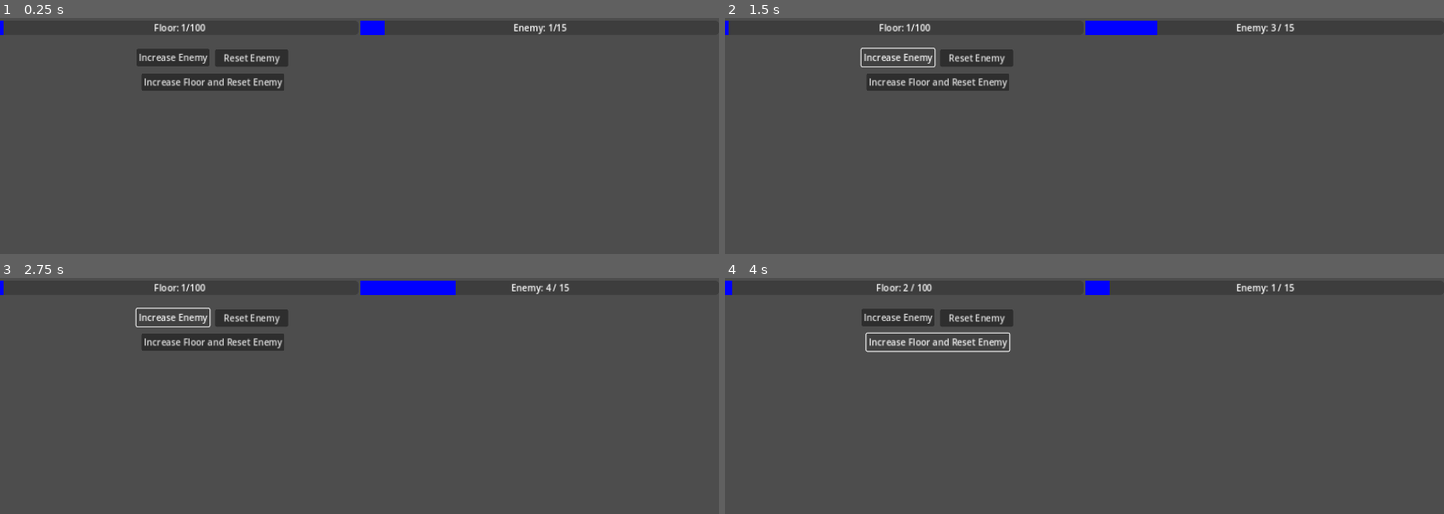
Above: before the commit, frames 1-4 (two rows, left to right).
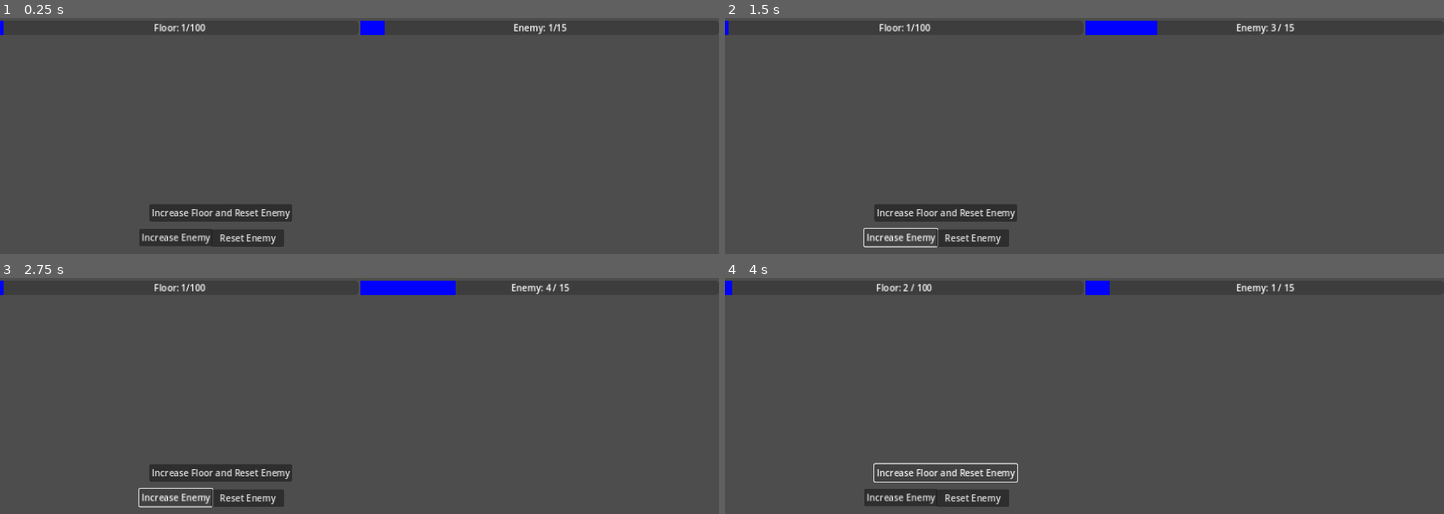
Above: after the commit, the same moments.

Repository: Pepice23/ClimbTheTower
Game: Godot game, scene res://main/main.tscn
Two runs of this game, one before a commit and one after it. Both use one fixed random seed, a clock stepped at 60 frames per second and the inputs below. The project has no main scene, so this scene is started directly.
Inputs:
- Up to frame 1 (0.25 s): no input
- Up to frame 2 (1.5 s): click "Increase Enemy" at 0.5 s; click "Increase Enemy" at 1.25 s
- Up to frame 3 (2.75 s): click "Increase Enemy" at 2 s
- Up to frame 4 (4 s): click "Reset Enemy" at 2.75 s; click "Increase Floor and Reset Enemy" at 3.5 s

The runs differ from the first frame. In frame 1, 5.1% of the frame differs, in the area x 19-41%, y 13-97%; in frame 2, 4.4%; in frame 3, 4.4%; in frame 4, 3.8%.

Commit message:
Update main.tscn

Diff:
--- a/main/main.tscn
+++ b/main/main.tscn
@@ -9,24 +9,24 @@
 [node name="StageProgress" parent="." instance=ExtResource("1_4c7np")]
 
 [node name="IncreaseEnemy" type="Button" parent="."]
-offset_left = 243.0
-offset_top = 55.0
-offset_right = 373.0
-offset_bottom = 86.0
+offset_left = 248.0
+offset_top = 376.0
+offset_right = 378.0
+offset_bottom = 407.0
 text = "Increase Enemy"
 
 [node name="ResetEnemy" type="Button" parent="."]
-offset_left = 383.0
-offset_top = 56.0
-offset_right = 513.0
-offset_bottom = 87.0
+offset_left = 376.0
+offset_top = 377.0
+offset_right = 506.0
+offset_bottom = 408.0
 text = "Reset Enemy"
 
 [node name="IncFloorResEnemy" type="Button" parent="."]
-offset_left = 252.0
-offset_top = 99.0
-offset_right = 506.0
-offset_bottom = 130.0
+offset_left = 266.0
+offset_top = 332.0
+offset_right = 520.0
+offset_bottom = 363.0
 text = "Increase Floor and Reset Enemy"
 
 [connection signal="pressed" from="IncreaseEnemy" to="." method="_on_increase_enemy_pressed"]
